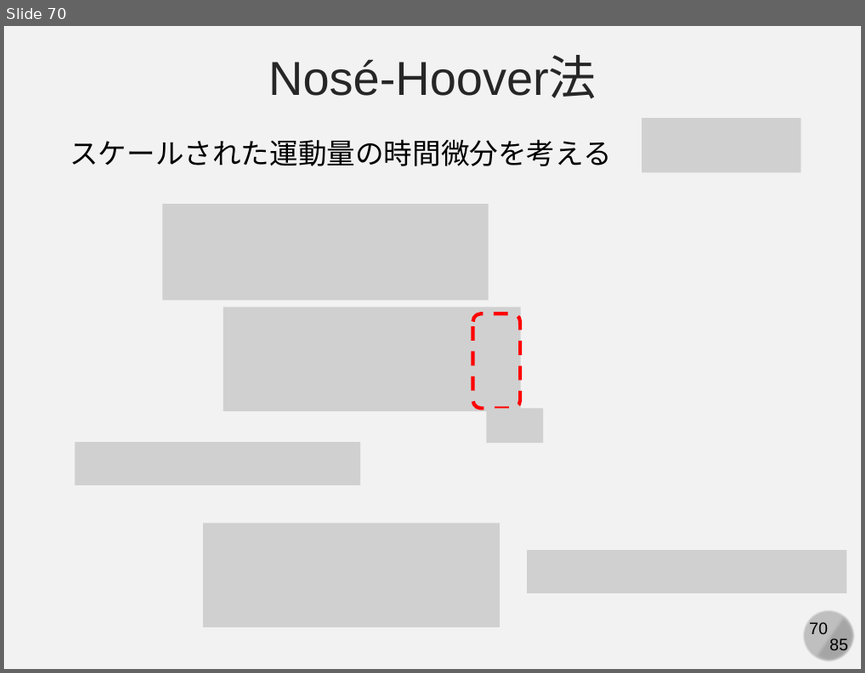
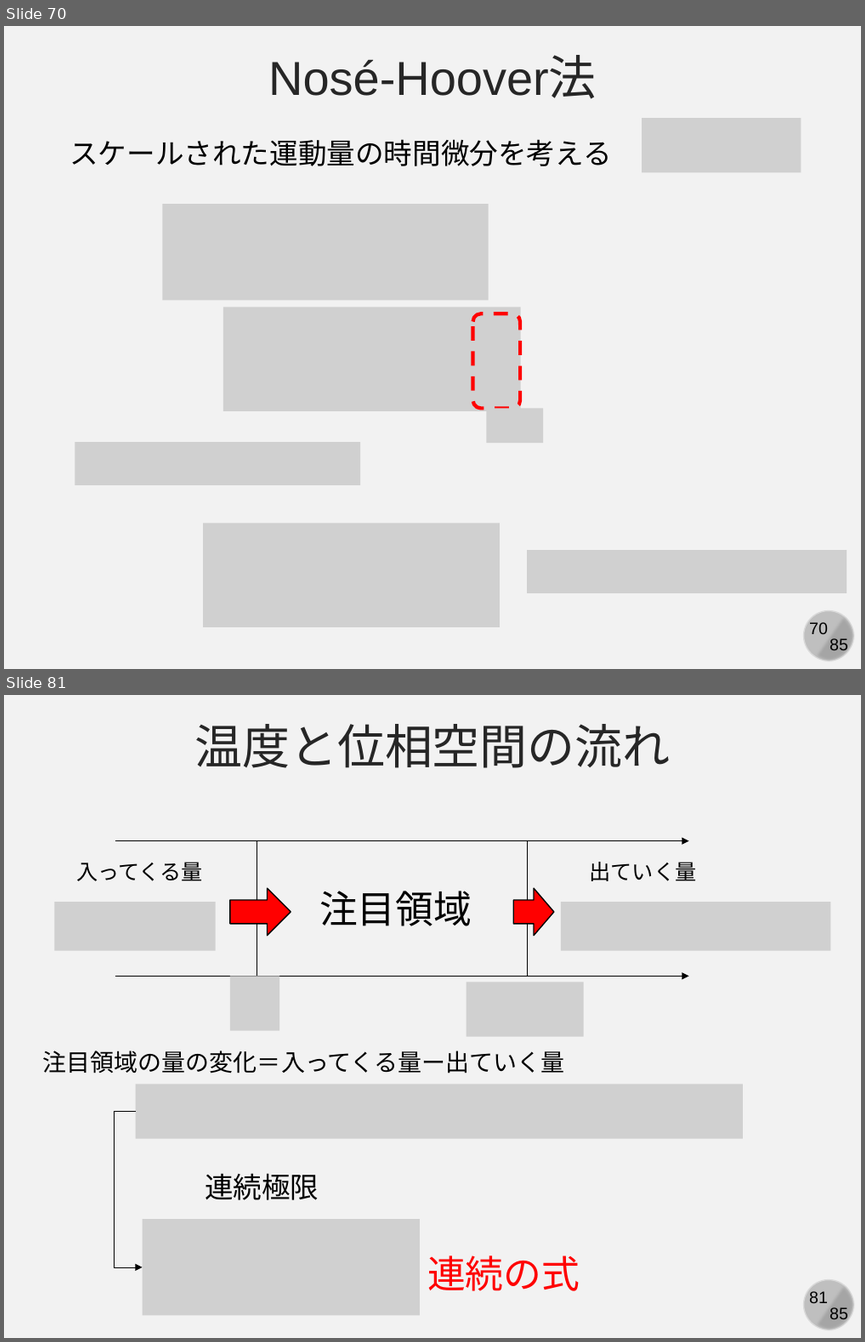
Before and after one commit to kaityo256/simulation_engineering, a slide deck: 06_md_observable/simulation06.pptx. Shown one above the other, each under a label of ours: slide 70 before the commit, slides 70 and 81 after it; the slides between them are not shown. The pictures are 865x673 and 865x1342 pixels, drawn with LibreOffice and Linux fonts; fonts in the diff are those of the drawing; grey boxes stand for pictures. Boxes give left, top, right and bottom in pixels: in the first picture for what was removed or moved away, otherwise in the second. Text is boxed around its words. In the diff, an @@ line names an element or a change of style, - is before the commit and + after.

```diff
--- a/06_md_observable/simulation06.pptx
+++ b/06_md_observable/simulation06.pptx
@@ slide 81 added at <box>4,695,861,1338</box>, background #F2F2F2; not listed: 4 template elements that a slide beside it also shows @@
@@ text added at <box>194,724,670,768</box>, 40 pt, text #262626 @@
+温度と位相空間の流れ
@@ arrow added from (115, 840) to (688, 840), #000000 0.5 pt @@
@@ line added from (256, 976) to (256, 840), #000000 0.5 pt @@
@@ line added from (527, 976) to (527, 840), #000000 0.5 pt @@
@@ text added at <box>76,862,203,881</box>, 18 pt, text #000000 @@
+入ってくる量
@@ text added at <box>590,862,697,881</box>, 18 pt, text #000000 @@
+出ていく量
@@ right arrow added at <box>230,888,291,935</box>, fill #FF0000, outline #000000 1 pt @@
@@ text added at <box>319,891,472,926</box>, 32 pt, text #000000 @@
+注目領域
@@ right arrow added at <box>513,888,553,935</box>, fill #FF0000, outline #000000 1 pt @@
@@ picture added at <box>54,902,216,950</box> @@
@@ picture added at <box>561,902,831,950</box> @@
@@ arrow added from (115, 976) to (688, 976), #000000 0.5 pt @@
@@ picture added at <box>230,976,280,1031</box> @@
@@ picture added at <box>466,982,583,1037</box> @@
@@ text added at <box>43,1050,565,1073</box>, 20 pt, text #000000 @@
+注目領域の量の変化＝入ってくる量ー出ていく量
@@ picture added at <box>136,1084,743,1139</box> @@
@@ elbow arrow added from (136, 1111) to (142, 1266), #000000 0.5 pt @@
@@ text added at <box>205,1173,318,1200</box>, 24 pt, text #000000 @@
+連続極限
@@ picture added at <box>142,1219,420,1315</box> @@
@@ text added at <box>427,1255,579,1291</box>, 32 pt, text #FF0000 @@
+連続の式
```
Also in this commit, not shown: 2 slides changed, 8 other slides added.
